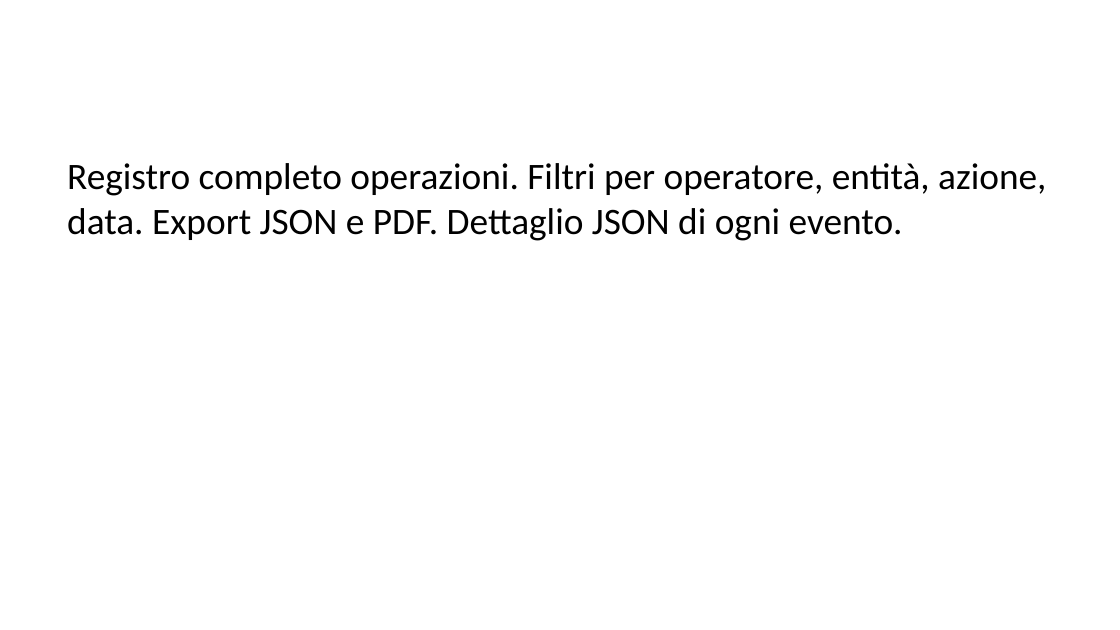
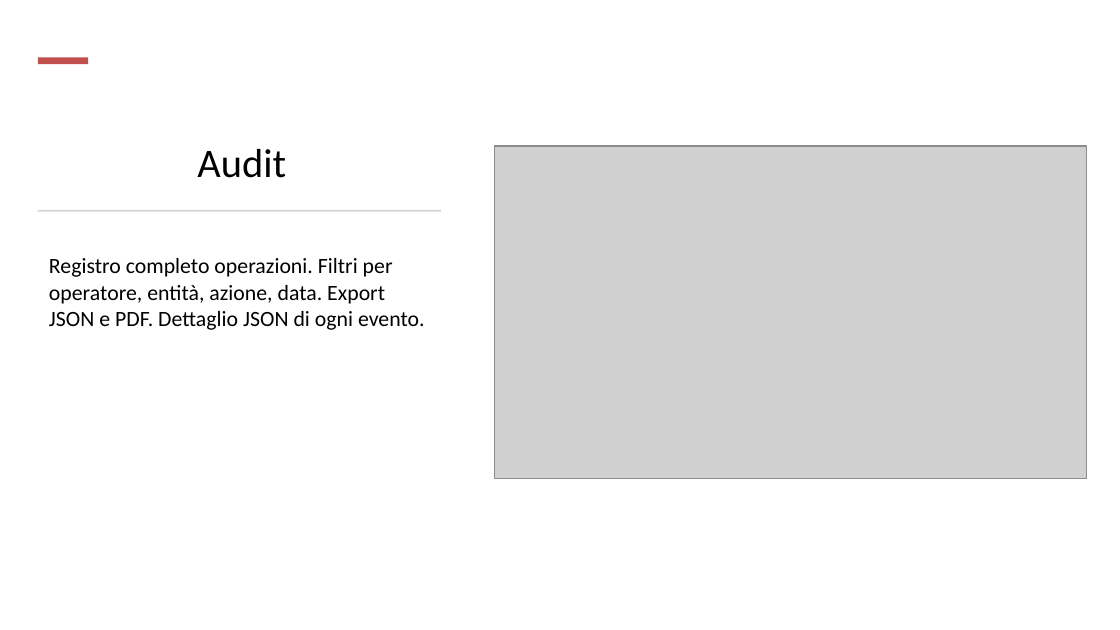
Before and after one commit to vgrazian/MediTrace, a slide deck: slide 9 of docs/presentation/medi-trace-editable.pptx (slide 17 before the commit). Drawn at 1120x630 pixels with LibreOffice and Linux fonts; fonts in the diff are those of the drawing; grey boxes stand for pictures. Boxes give left, top, right and bottom in pixels: in the first picture for what was removed or moved away, otherwise in the second. Text is boxed around its words. In the diff, an @@ line names an element or a change of style, - is before the commit and + after.

```diff
--- a/docs/presentation/medi-trace-editable.pptx
+++ b/docs/presentation/medi-trace-editable.pptx
@@ rectangle added at [38, 58, 88, 64], fill #C0504D @@
@@ title added at [197, 149, 286, 178], 26 pt, text #000000 @@
+Audit
@@ picture added at [495, 146, 1086, 478] @@
@@ rectangle added at [38, 209, 441, 211], fill #D5D5D5 @@
@@ text "Registro completo operazioni. Filtri per ...": place and size @@
-text "Registro completo operazioni. Filtri per ..." at [67, 163, 1046, 241]
+text "Registro completo operazioni. Filtri per ..." at [49, 258, 425, 330]
@@ text "Registro completo operazioni. Filtri per ..." at [49, 258, 425, 330]: size 24 to 14 pt; less space between paragraphs @@
```
Also in this commit, not shown: 15 other slides changed, 1 slide added, 10 slides removed, 27 other files.
